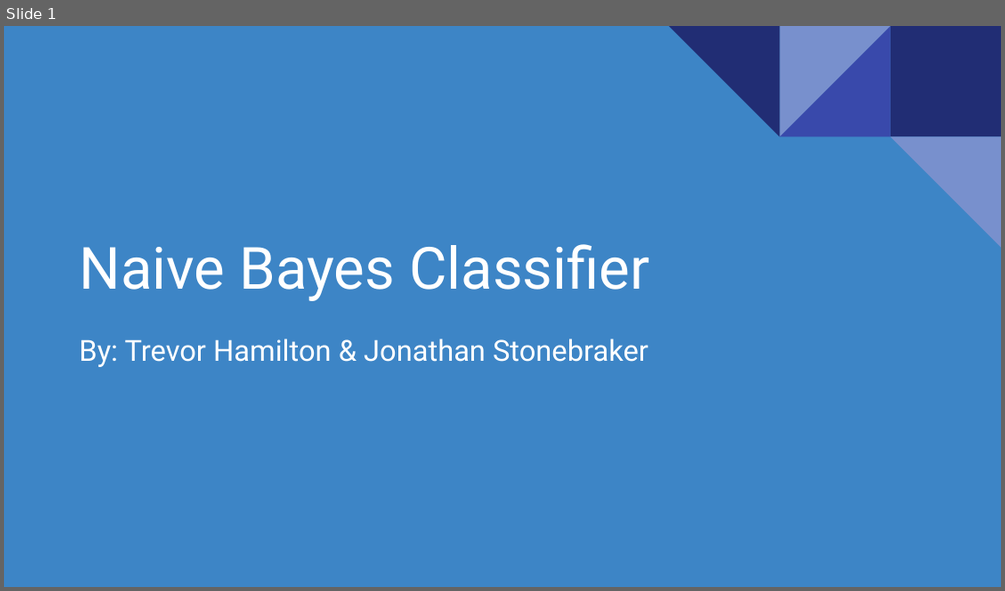
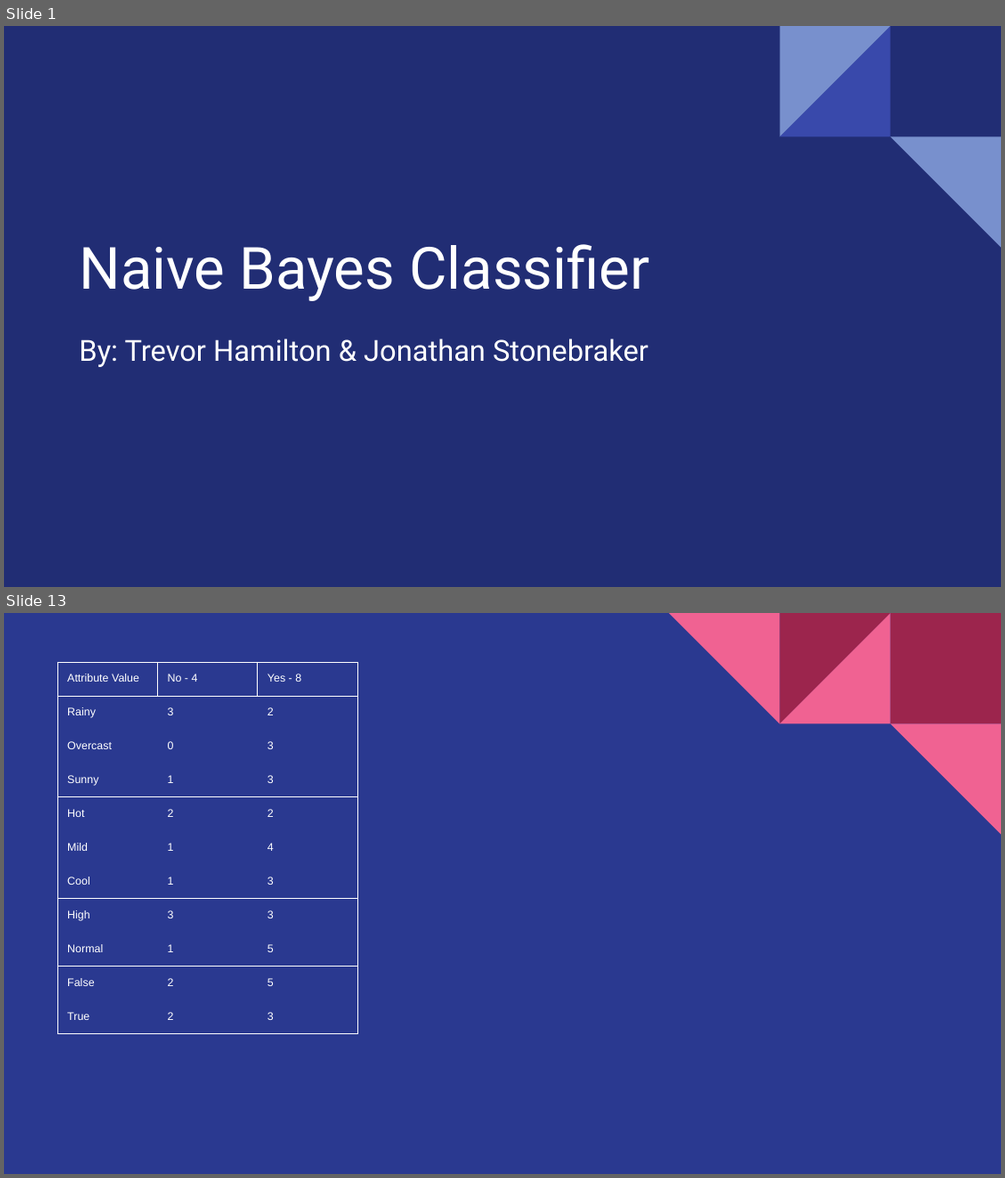
Before and after one commit to hamiltontj/NaiveBayes, a slide deck: doc/Presentation.pptx. Shown one above the other, each under a label of ours: slide 1 before the commit, slides 1 and 13 after it; the slides between them are not shown. The pictures are 1005x591 and 1005x1178 pixels, drawn with LibreOffice and Linux fonts; fonts in the diff are those of the drawing. Boxes give left, top, right and bottom in pixels: in the first picture for what was removed or moved away, otherwise in the second. Text is boxed around its words. In the diff, an @@ line names an element or a change of style, - is before the commit and + after.

```diff
--- a/doc/Presentation.pptx
+++ b/doc/Presentation.pptx
@@ slide 13 added at [4, 613, 1001, 1174], background #2A3990 @@
@@ table added at [57, 662, 356, 1023], 11 rows, 3 columns @@
+Attribute Value | No - 4 | Yes - 8
+Rainy | 3 | 2
+Overcast | 0 | 3
+Sunny | 1 | 3
+Hot | 2 | 2
+Mild | 1 | 4
+Cool | 1 | 3
+High | 3 | 3
+Normal | 1 | 5
+False | 2 | 5
+True | 2 | 3
@@ group added at [669, 613, 1001, 835]: 4 right triangles, 1 rectangle @@
@@ slide 1 changed as well @@
@@ background #3D85C6 to #212D74 @@
@@ rectangle removed at [890, 26, 1001, 136] @@
```
Also in this commit, not shown: 28 other slides added, 9 slides removed, 27 other files.
